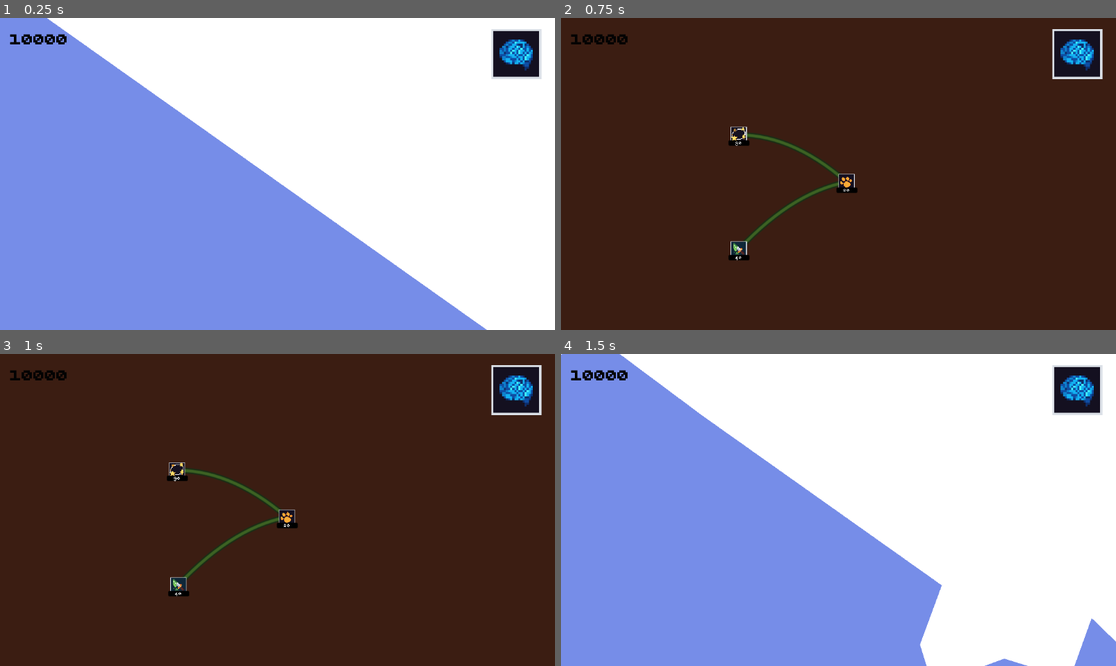
Above: before the commit, frames 1-4 (two rows, left to right).
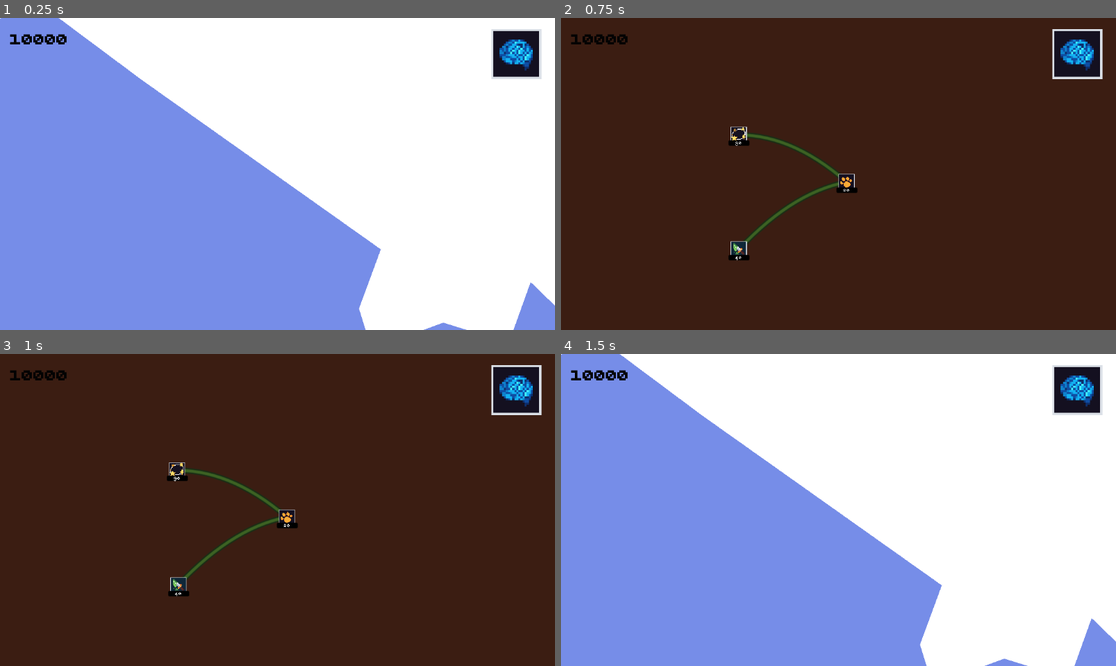
Above: after the commit, the same moments.

Repository: azizul987/Sawit-io
Game: Godot game, scene res://Scene/main.tscn
Two runs of this game, one before a commit and one after it. Both use one fixed random seed, a clock stepped at 60 frames per second and the inputs below.
Inputs (mouse positions are in pixels of both pictures, inside the frame that each line leads up to):
- Up to frame 1 (0.25 s): no input
- Up to frame 2 (0.75 s): click (1077, 55) at 0.5 s
- Up to frame 3 (1 s): no input
- Up to frame 4 (1.5 s): click (1077, 391) at 1.25 s

The runs differ from the first frame. In frame 1, 4.8% of the frame differs, in the area x 0-100%, y 0-100%; in frame 2, nothing differs; in frame 3, nothing differs; in frame 4, nothing differs.

Commit message:
add new res var for button

Diff:
--- a/Logic/Data Templete/Data/Source/Wilayah.gd
+++ b/Logic/Data Templete/Data/Source/Wilayah.gd
@@ -1,5 +1,6 @@
 class_name Wilayah
 extends Resource
+
 enum TipeWilayah {
 	PROVINSI,
 	KABUPATEN,
@@ -18,3 +19,7 @@
 @export_group("Tampilan")
 @export var warna_terbuka: Color = Color("#7a4408")
 @export var warna_terkunci: Color = Color.GRAY
+
+@export_group("Button")
+@export var ukuran_button: Vector2 = Vector2(60, 24)
+@export var font_size_button: int = 12
--- /dev/null
+++ b/Logic/Data Templete/Data/ress/jambi.tres
@@ -0,0 +1,10 @@
+[gd_resource type="Resource" script_class="Wilayah" format=3 uid="uid://bnskm3qucgb6k"]
+
+[ext_resource type="Script" uid="uid://b231hp4nl4apw" path="res://Logic/Data Templete/Data/Source/Wilayah.gd" id="1_4li0b"]
+
+[resource]
+script = ExtResource("1_4li0b")
+id_wilayah = &"jambi"
+nama_wilayah = "jambii"
+warna_terkunci = Color(0.22790954, 0.22790971, 0.22790965, 1)
+metadata/_custom_type_script = "uid://b231hp4nl4apw"
--- /dev/null
+++ b/Logic/object_For_skrip/button.tscn
@@ -0,0 +1,17 @@
+[gd_scene format=3 uid="uid://bt3fmc0j87d68"]
+
+[ext_resource type="FontFile" uid="uid://bgj0m7o0vpyqi" path="res://temp tekture/font/BPdotsSquareBold.otf" id="1_hd1ne"]
+
+[sub_resource type="StyleBoxFlat" id="StyleBoxFlat_7y4ci"]
+bg_color = Color(0, 0, 0, 1)
+corner_radius_top_left = 2
+corner_radius_top_right = 2
+corner_radius_bottom_right = 2
+anti_aliasing = false
+
+[node name="Button" type="Button" unique_id=2045411329]
+offset_right = 62.166992
+offset_bottom = 15.0
+theme_override_fonts/font = ExtResource("1_hd1ne")
+theme_override_styles/normal = SubResource("StyleBoxFlat_7y4ci")
+text = "100"
--- a/Scene/Main__Camera.gd
+++ b/Scene/Main__Camera.gd
@@ -9,6 +9,7 @@
 
 
 func _ready() -> void:
+	SaveManager.load_game()
 	position = Vector2(
 		Point.main_tree_camera.x,
 		Point.main_tree_camera.y
--- a/Scene/main.tscn
+++ b/Scene/main.tscn
@@ -10,6 +10,7 @@
 [ext_resource type="Script" uid="uid://dwkfvo7lurs2s" path="res://Scene/Main__Camera.gd" id="6_ow1sv"]
 [ext_resource type="Resource" uid="uid://7xqdmxfx278f" path="res://Logic/Data Templete/Data/ress/Wilayah2.tres" id="7_c2iwn"]
 [ext_resource type="Resource" uid="uid://bro64h6u8ho16" path="res://Logic/Data Templete/Data/ress/Wilayah3.tres" id="8_3pt4j"]
+[ext_resource type="Resource" uid="uid://bnskm3qucgb6k" path="res://Logic/Data Templete/Data/ress/jambi.tres" id="9_7y4ci"]
 
 [node name="Main" type="Node2D" unique_id=457701414]
 metadata/_edit_horizontal_guides_ = [2677.7537]
@@ -70,7 +71,7 @@
 [node name="CollisionPolygon2D" type="CollisionPolygon2D" parent="map/Sumatera Selatan/4/Wilayah 1" unique_id=1007644107]
 position = Vector2(249.2012, 217.29884)
 scale = Vector2(0.99999994, 0.99999994)
-polygon = PackedVector2Array(0.3955078, 3.3647766, -2.1981049, 1.6929016, -0.9911957, -0.7171631, -0.20185852, -2.2591248, 2.7716522, -5.393799, 6.0511627, -7.548828, 6.0808563, -7.5371094, 6.1003876, -7.523834, 1.7456207, 1.1741638)
+polygon = PackedVector2Array(0.40963745, 3.3647766, -2.1839752, 1.6929016, -0.97706604, -0.7171631, -0.18772888, -2.2591248, 2.7857819, -5.393799, 6.0652924, -7.548828, 6.094986, -7.5371094, 6.114517, -7.523834, 1.7597504, 1.1741638)
 script = ExtResource("2_2wwxx")
 
 [node name="Line2D" type="Line2D" parent="map/Sumatera Selatan/4/Wilayah 1" unique_id=268089577]
@@ -84,6 +85,7 @@
 antialiased = true
 
 [node name="Button" type="Button" parent="map/Sumatera Selatan/4/Wilayah 1" unique_id=1229863461]
+visible = false
 offset_left = 246.16013
 offset_top = 211.91728
 offset_right = 254.16013
@@ -218,6 +220,8 @@
 
 [node name="Jambi" type="Area2D" parent="map" unique_id=269904100]
 position = Vector2(217.6, 217.20001)
+script = ExtResource("1_f6udf")
+data = ExtResource("9_7y4ci")
 
 [node name="Polygon2D" type="Polygon2D" parent="map/Jambi" unique_id=2054854757]
 position = Vector2(-10.799999, -16.399998)
@@ -226,6 +230,22 @@
 polygon = PackedVector2Array(-19.842072, -28.672882, -21.77739, -36.438736, -22.672974, -46.124252, -20.869247, -45.895 …(1607 unchanged characters)…
 uv = PackedVector2Array(12, 10, 12, -2, 18, -8, 23, -11, 23, -20, 44, -22, 53, -21, 63, -21, 63, -11, 66, -6, 79, 8, 84, 18, 84, 22, 79, 26, 74, 33, 49, 36, 42, 41, 36, 41, 32, 27)
 
+[node name="CollisionPolygon2D" type="CollisionPolygon2D" parent="map/Jambi" unique_id=351092447]
+position = Vector2(251.99997, 218.99994)
+scale = Vector2(0.99999976, 0.99999976)
+polygon = PackedVector2Array(5.492798, 6.562683, -2.392746, 1.6251221, -0.9911957, -0.7171631, -0.1772461, -2.283844, 3.3268127, -9.272217, 9.09761, -5.905731, 8.970413, 0.11642456)
+script = ExtResource("2_2wwxx")
+
+[node name="Line2D" type="Line2D" parent="map/Jambi" unique_id=20731257]
+top_level = true
+z_index = 1
+points = PackedVector2Array(2504.9272, 3005.6257, 2426.0718, 2956.2502, 2440.0874, 2932.8274, 2448.2268, 2917.1606, 2483.2673, 2847.2769, 2540.9753, 2880.9417, 2539.7034, 2941.1633, 2504.9272, 3005.6257)
+width = 1.0
+joint_mode = 2
+begin_cap_mode = 2
+end_cap_mode = 2
+antialiased = true
+
 [node name="Tempp2" type="Area2D" parent="map" unique_id=932001569]
 position = Vector2(160.8, 221.4)
 
--- a/Scene/map.gd
+++ b/Scene/map.gd
@@ -2,17 +2,17 @@
 extends Node
 
 @export var warna_border: Color = Color.WHITE
-@export var tebal_border: float = 1
-@onready var btn_templete: Button
-@export var ukuran_button: Vector2 = Vector2(8, 2)
+@export var tebal_border: float = 2
+
+# Hapus @onready untuk preload karena preload dieksekusi saat kompilasi (lebih aman untuk @tool)
+var btn_templete = preload("res://Logic/object_For_skrip/button.tscn")
+
 var daftar_wilayah: Array = []
 
+# Dipakai HANYA kalau wilayah tidak punya data Resource sama sekali (fallback darurat)
+@export var ukuran_button_default: Vector2 = Vector2(60, 24)
+@export var font_size_default: int = 12
 
-@export var rasio_lebar_button: float = 0.35
-@export var rasio_tinggi_button: float = 0.18
-
-@export var ukuran_button_min: Vector2 = Vector2(8, 4)
-@export var ukuran_button_max: Vector2 = Vector2(60, 18)
 
 func _ready() -> void:
 	await get_tree().process_frame
@@ -24,13 +24,13 @@
 
 func ambil_semua_wilayah() -> void:
 	daftar_wilayah = get_tree().get_nodes_in_group("wilayah")
-
 	print("Jumlah wilayah: ", daftar_wilayah.size())
 
 
 func perbarui_semua_border() -> void:
 	for wilayah in daftar_wilayah:
 		perbarui_border_wilayah(wilayah)
+
 
 func perbarui_border_wilayah(wilayah: Node) -> void:
 	var polygon := wilayah.get_node_or_null("Polygon2D") as Polygon2D
@@ -59,6 +59,7 @@
 	border.antialiased = true
 	border.z_index = polygon.z_index + 1
 
+
 func buat_semua_button_wilayah() -> void:
 	for wilayah in daftar_wilayah:
 		buat_button_wilayah(wilayah)
@@ -66,14 +67,12 @@
 
 func buat_button_wilayah(wilayah: Node) -> void:
 	var polygon := wilayah.get_node_or_null("Polygon2D") as Polygon2D
-
 	if polygon == null:
 		return
 
 	var button := wilayah.get_node_or_null("ButtonWilayah") as Button
-
 	if button == null:
-		button = Button.new()
+		button = btn_templete.instantiate() as Button
 		button.name = "ButtonWilayah"
 		wilayah.add_child(button)
 
@@ -82,21 +81,23 @@
 				print("Button wilayah diklik: ", wilayah.name)
 		)
 
-	var ukuran_otomatis := hitung_ukuran_button_dari_polygon(polygon)
+	var data: Wilayah = wilayah.get("data")
+
+	# --- UKURAN & FONT DIAMBIL LANGSUNG DARI RESOURCE ---
+	var ukuran_final: Vector2 = data.ukuran_button if data != null else ukuran_button_default
+	var font_size: int = data.font_size_button if data != null else font_size_default
 
 	button.text = ambil_nama_wilayah(wilayah)
-	button.size = ukuran_otomatis
-	button.custom_minimum_size = ukuran_otomatis
+	button.size = ukuran_final
+	button.custom_minimum_size = ukuran_final
 	button.top_level = true
 	button.clip_text = true
 	button.focus_mode = Control.FOCUS_NONE
-
-	var font_size := int(clampf(ukuran_otomatis.y * 0.55, 4.0, 10.0))
 	button.add_theme_font_size_override("font_size", font_size)
 
 	var center_global := ambil_center_polygon_global(polygon)
+	button.global_position = center_global - button.size * 0.5
 
-	button.global_position = center_global - button.size * 0.5
 
 func ambil_nama_wilayah(wilayah: Node) -> String:
 	var data = wilayah.get("data")
@@ -110,6 +111,7 @@
 		return wilayah.name
 
 	return str(nama)
+
 
 func ambil_center_polygon_global(polygon: Polygon2D) -> Vector2:
 	var titik := polygon.polygon
@@ -154,45 +156,3 @@
 	var center_local := total / titik.size()
 
 	return polygon.global_transform * center_local
-
-func hitung_ukuran_button_dari_polygon(polygon: Polygon2D) -> Vector2:
-	var rect := ambil_rect_polygon_global(polygon)
-
-	var lebar := rect.size.x * rasio_lebar_button
-	var tinggi := rect.size.y * rasio_tinggi_button
-
-	lebar = clampf(
-		lebar,
-		ukuran_button_min.x,
-		ukuran_button_max.x
-	)
-
-	tinggi = clampf(
-		tinggi,
-		ukuran_button_min.y,
-		ukuran_button_max.y
-	)
-
-	return Vector2(lebar, tinggi)
-
-func ambil_rect_polygon_global(polygon: Polygon2D) -> Rect2:
-	var titik := polygon.polygon
-
-	if titik.is_empty():
-		return Rect2(polygon.global_position, Vector2.ZERO)
-
-	var posisi_awal: Vector2 = polygon.global_transform * (titik[0] + polygon.offset)
-
-	var min_pos := posisi_awal
-	var max_pos := posisi_awal
-
-	for p in titik:
-		var posisi: Vector2 = polygon.global_transform * (p + polygon.offset)
-
-		min_pos.x = minf(min_pos.x, posisi.x)
-		min_pos.y = minf(min_pos.y, posisi.y)
-
-		max_pos.x = maxf(max_pos.x, posisi.x)
-		max_pos.y = maxf(max_pos.y, posisi.y)
-
-	return Rect2(min_pos, max_pos - min_pos)
